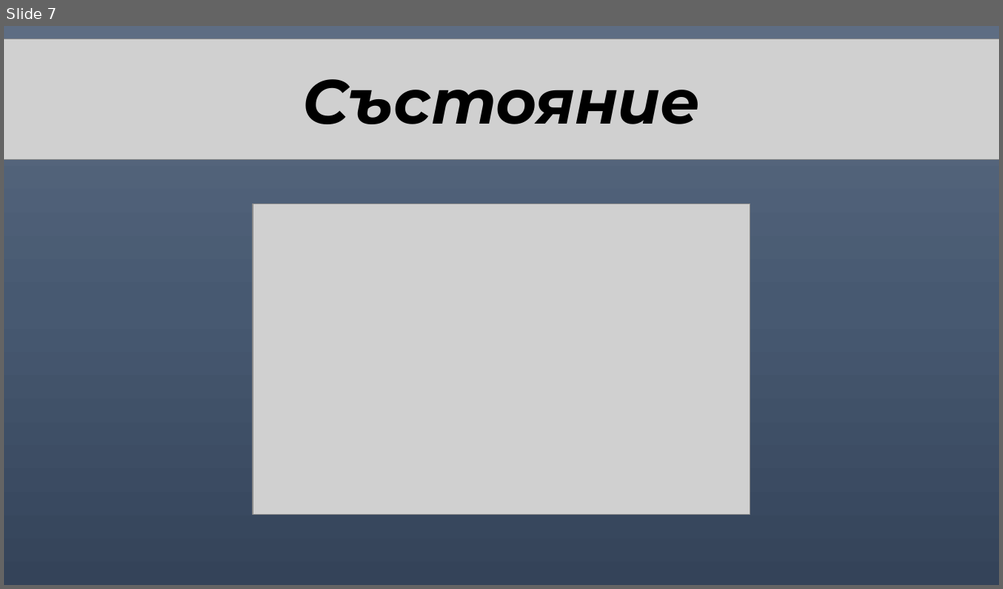
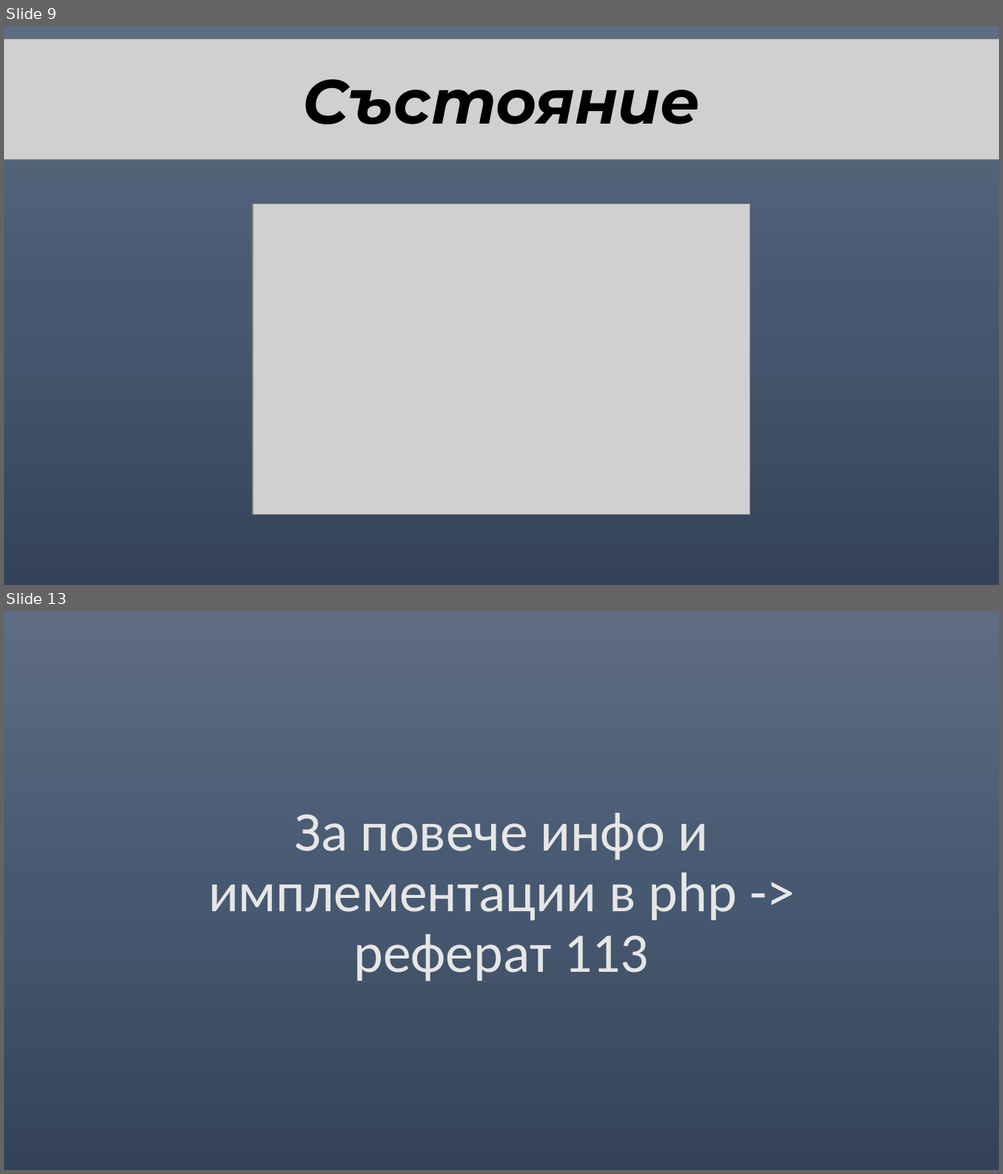
Before and after one commit to PavelSarlov/FMI-WEB, a slide deck: abstract/presentation/62393.pptx. Shown one above the other, each under a label of ours: slide 7 before the commit, slides 9 and 13 after it; the slides between them are not shown. The pictures are 1003x589 and 1003x1174 pixels, drawn with LibreOffice and Linux fonts; fonts in the diff are those of the drawing; grey boxes stand for pictures. Boxes give left, top, right and bottom in pixels: in the first picture for what was removed or moved away, otherwise in the second. Text is boxed around its words. In the diff, an @@ line names an element or a change of style, - is before the commit and + after.

```diff
--- a/abstract/presentation/62393.pptx
+++ b/abstract/presentation/62393.pptx
@@ slide 13 added at [4,611,999,1170], background gradient #5E6D85 to #495A73 to #35445A @@
@@ title added at [208,813,737,982], 54 pt, text #E7E6E6 @@
+За повече инфо и имплементации в php -> реферат 113
@@ what was slide 7 is now slide 9 @@
```
Also in this commit, not shown: 1 slide changed, 7 other slides added, 15 slides removed, 29 other files.
